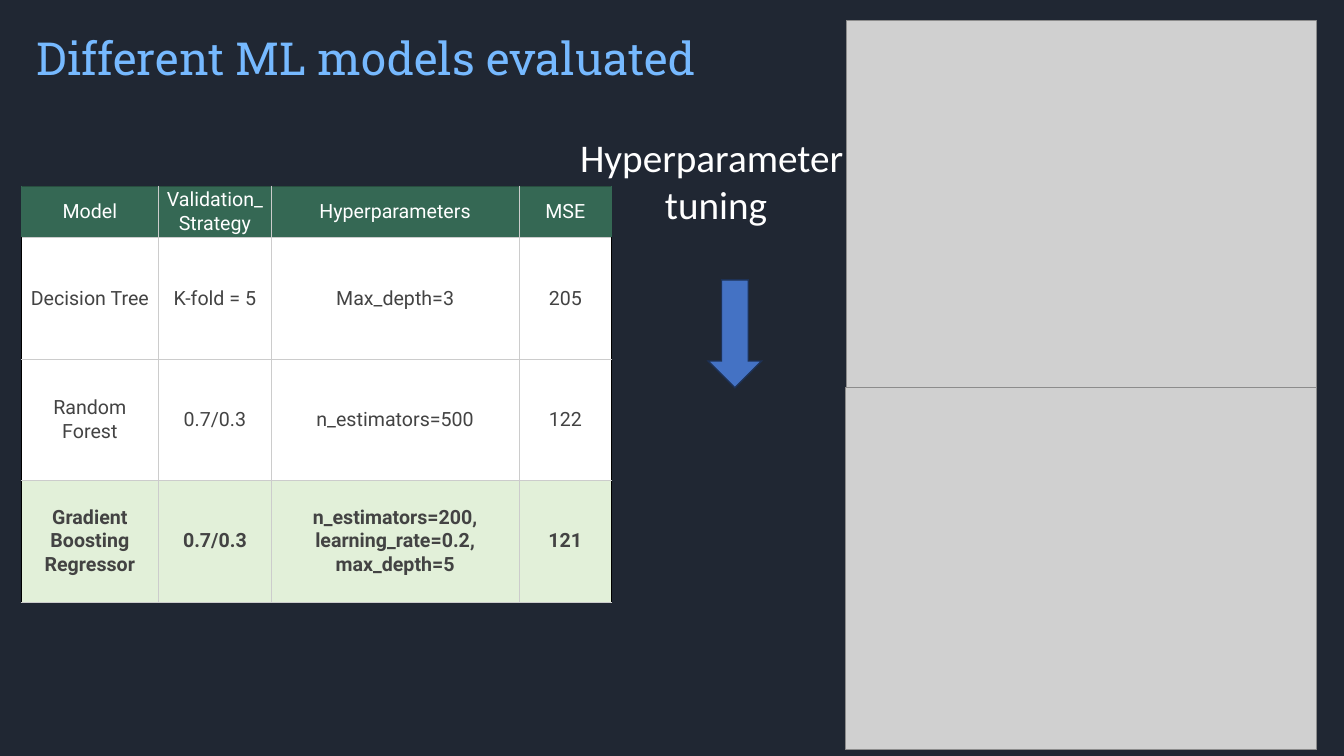
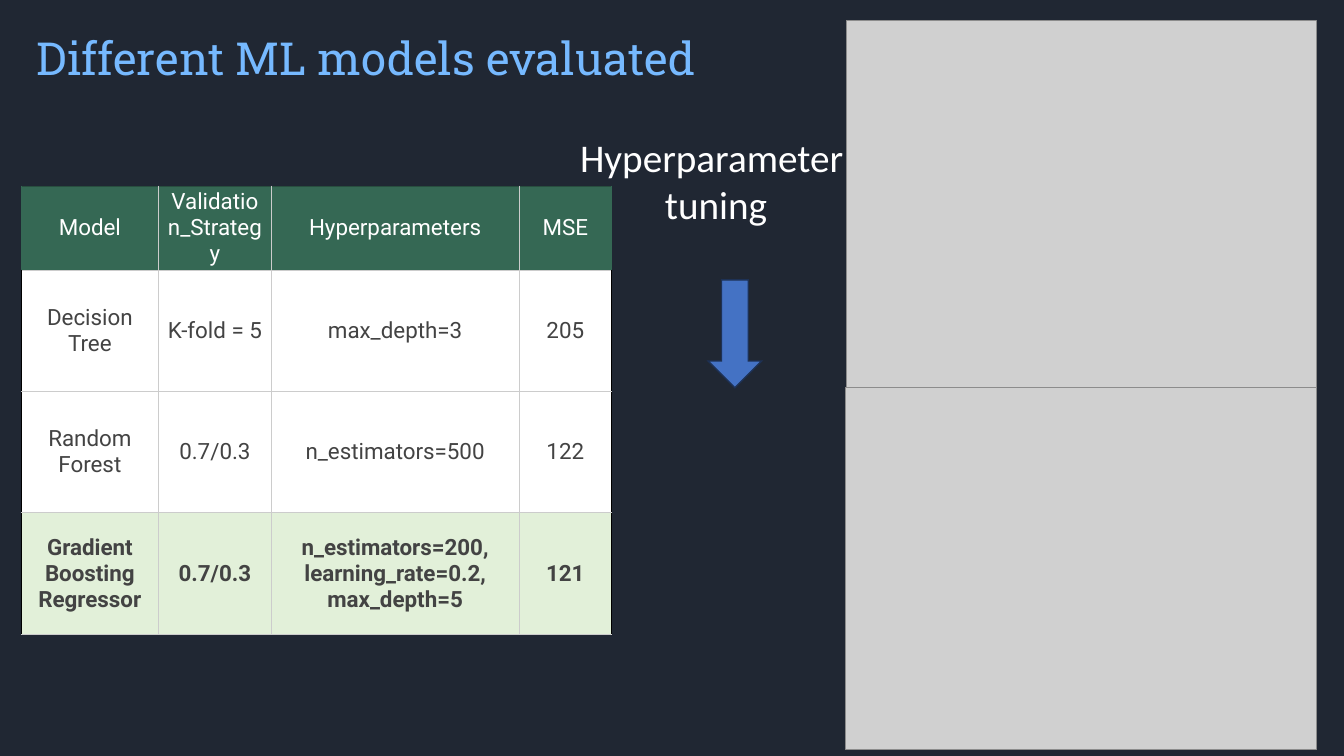
Before and after one commit to syam3500/hackthefuture2025, a slide deck: slide 5 of presentation.pptx (slide 4 before the commit). Drawn at 1344x756 pixels with LibreOffice and Linux fonts; fonts in the diff are those of the drawing; grey boxes stand for pictures; background and template pictures are left out. Boxes give left, top, right and bottom in pixels: in the first picture for what was removed or moved away, otherwise in the second. Text is boxed around its words. In the diff, an @@ line names an element or a change of style, - is before the commit and + after.

```diff
--- a/presentation.pptx
+++ b/presentation.pptx
@@ table at [21,187,612,635] @@
-row 2, column 3: Max_depth=3
+row 2, column 3: max_depth=3
@@ size 14 to 16 pt @@
```
Also in this commit, not shown: 2 other slides changed, 2 slides added, 1 slide removed, 1 other file.
